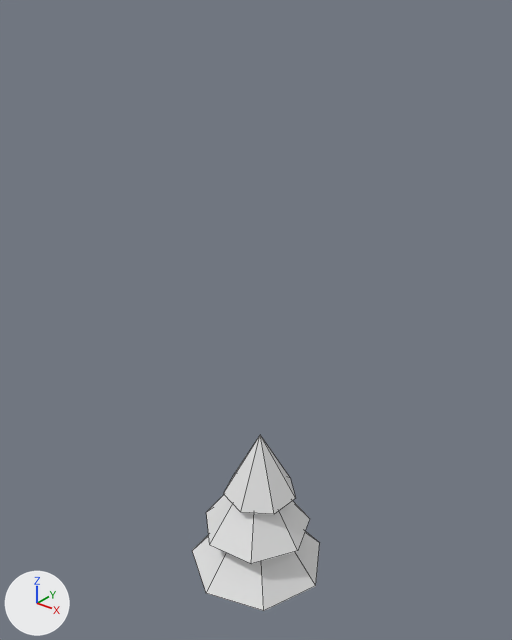
The FBX model game/The Last Fortress/Assets/TheLastFortress/Art/Models/ArtPine.fbx as it was, and as the next commit left it.
Rendered twice from a camera (50 mm lens) standing at (1.042, -1.313, 1.745) and looking at (-0.038, 0.037, 0.908). Arrows for +X, +Y and +Z are at lower left; the lights stay in place. The first picture is the older version. Mesh edges are drawn as thin lines. Where no turn or scale is listed for an object, it has been applied to the vertices.

Objects in the first picture: 'Body'.
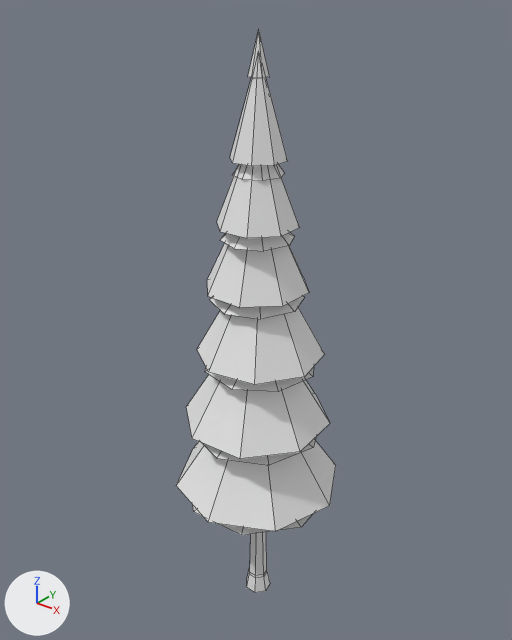
Patch to the scene script:
```diff
--- a/game/The Last Fortress/Assets/TheLastFortress/Art/Models/ArtPine.fbx.py
+++ b/game/The Last Fortress/Assets/TheLastFortress/Art/Models/ArtPine.fbx.py
@@ me_body @@
-me_body.from_pydata(...)  # 36 vertices, 32 faces; spans x -0.204..0.202, y -0.201..0.207, z 0.0..0.57
+me_body.from_pydata(...)  # 185 vertices, 139 faces; spans x -0.246..0.232, y -0.232..0.246, z 0.0..1.64
+# me_body part 1: a new loose piece, a 7-sided cut cone along z (radius 0.04 at the low end, 0.028 at the high end) spanning x -0.039..0.039, y -0.036..0.04, z 0.0..0.06, in mat_arttimberdark (white #e7e7e7)
+# me_body part 2: a new loose piece, a 7-sided cut cone along z (radius 0.028 at the low end, 0.012 at the high end) spanning x -0.027..0.027, y -0.025..0.028, z 0.05..0.8, in mat_arttimberdark (white #e7e7e7)
+# me_body part 3: a new loose piece, an 8-sided cone pointing to +z spanning x -0.246..0.232, y -0.232..0.246, z 0.42..0.78, in mat_artfoliagedark (white #e7e7e7)
+# me_body part 4: a new loose piece, an 8-sided cut cone along z (radius 0.216 at the low end, 0.12 at the high end) spanning x -0.213..0.198, y -0.198..0.212, z 0.385..0.425, in mat_artfoliagedark (white #e7e7e7)
+# me_body part 5: a new loose piece, an 8-sided cone pointing to +z spanning x -0.201..0.191, y -0.196..0.196, z 0.636..0.972, in mat_artfoliage (white #e7e7e7)
+# me_body part 6: a new loose piece, an 8-sided cut cone along z (radius 0.185 at the low end, 0.103 at the high end) spanning x -0.19..0.18, y -0.185..0.185, z 0.601..0.641, in mat_artfoliagedark (white #e7e7e7)
+# me_body part 7: a new loose piece, an 8-sided cone pointing to +z spanning x -0.166..0.172, y -0.163..0.174, z 0.838..1.15, in mat_artfoliagedark (white #e7e7e7)
+# me_body part 8: a new loose piece, an 8-sided cut cone along z (radius 0.155 at the low end, 0.086 at the high end) spanning x -0.149..0.155, y -0.146..0.158, z 0.803..0.843, in mat_artfoliagedark (white #e7e7e7)
+# me_body part 9: a new loose piece, an 8-sided cone pointing to +z spanning x -0.138..0.12, y -0.122..0.136, z 1.025..1.313, in mat_artfoliage (white #e7e7e7)
+# me_body part 10: a new loose piece, an 8-sided cut cone along z (radius 0.124 at the low end, 0.069 at the high end) spanning x -0.134..0.115, y -0.117..0.131, z 0.99..1.03, in mat_artfoliagedark (white #e7e7e7)
+# me_body part 11: a new loose piece, an 8-sided cone pointing to +z spanning x -0.093..0.103, y -0.108..0.088, z 1.198..1.462, in mat_artfoliagedark (white #e7e7e7)
+# me_body part 12: a new loose piece, an 8-sided cut cone along z (radius 0.094 at the low end, 0.052 at the high end) spanning x -0.088..0.099, y -0.103..0.084, z 1.163..1.203, in mat_artfoliagedark (white #e7e7e7)
+# me_body part 13: a new loose piece, an 8-sided cone pointing to +z spanning x -0.061..0.07, y -0.071..0.06, z 1.356..1.596, in mat_artfoliage (white #e7e7e7)
+# me_body part 14: a new loose piece, an 8-sided cut cone along z (radius 0.063 at the low end, 0.035 at the high end) spanning x -0.059..0.067, y -0.068..0.058, z 1.321..1.361, in mat_artfoliagedark (white #e7e7e7)
+# me_body part 15: a new loose piece, a 6-sided cone pointing to +z spanning x -0.022..0.022, y -0.025..0.025, z 1.54..1.64, in mat_artfoliagedark (white #e7e7e7)
+# me_body part 16: the loose piece of 8 vertices spanning x -0.107..0.106, y -0.103..0.111, z 0.37..0.57 is deleted
+# me_body part 17: the loose piece of 8 vertices spanning x -0.204..0.202, y -0.201..0.207, z 0.1..0.36 is deleted
+# me_body part 18: the loose piece of 8 vertices spanning x -0.16..0.159, y -0.157..0.163, z 0.243..0.473 is deleted
+# other edits to the shape of me_body do not show in these pictures
 me_body.materials.append(mat_arttimberdark)
 me_body.materials.append(mat_artfoliagedark)
+me_body.materials.append(mat_artfoliage)  # white #e7e7e7
```

Where the change shows, as pixel boxes (x1, y1, x2, y2) in the pictures (512 x 640 px):
'Body', reshaped (26% wider, 219% taller)
    before: (192, 435, 319, 611)
    after: (176, 30, 336, 593)
part 1 of me_body, added
    after: (247, 568, 270, 593)
part 2 of me_body, added
    after: (250, 532, 267, 576)
part 3 of me_body, added
    after: (176, 440, 336, 532)
part 4 of me_body, added
    after: (192, 504, 312, 535)
part 5 of me_body, added
    after: (186, 375, 330, 459)
part 6 of me_body, added
    after: (201, 437, 316, 465)
part 7 of me_body, added
    after: (197, 308, 325, 385)
part 8 of me_body, added
    after: (205, 368, 313, 392)
part 9 of me_body, added
    after: (207, 244, 309, 308)
part 10 of me_body, added
    after: (210, 296, 304, 319)
part 11 of me_body, added
    after: (217, 164, 300, 238)
part 12 of me_body, added
    after: (220, 232, 295, 251)
part 13 of me_body, added
    after: (230, 69, 288, 166)
part 14 of me_body, added
    after: (233, 164, 284, 181)
part 15 of me_body, added
    after: (248, 30, 270, 78)
part 16 of me_body, deleted
    before: (223, 435, 296, 514)
part 17 of me_body, deleted
    before: (192, 531, 319, 611)
part 18 of me_body, deleted
    before: (206, 495, 310, 564)
